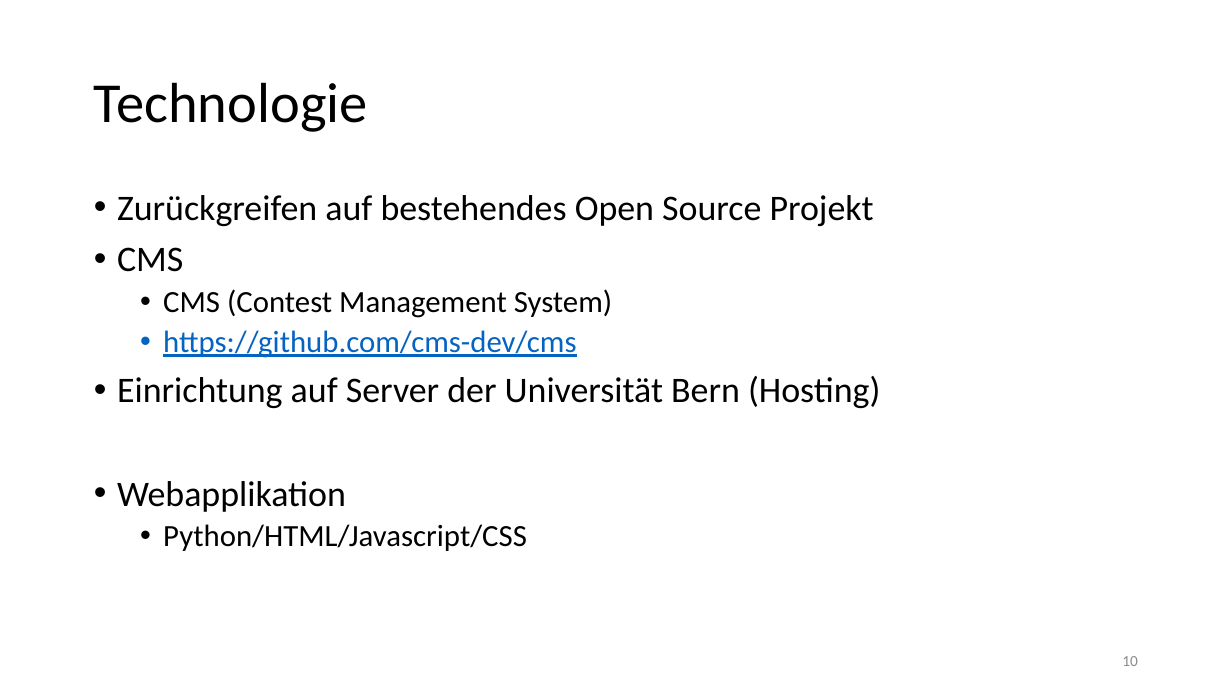
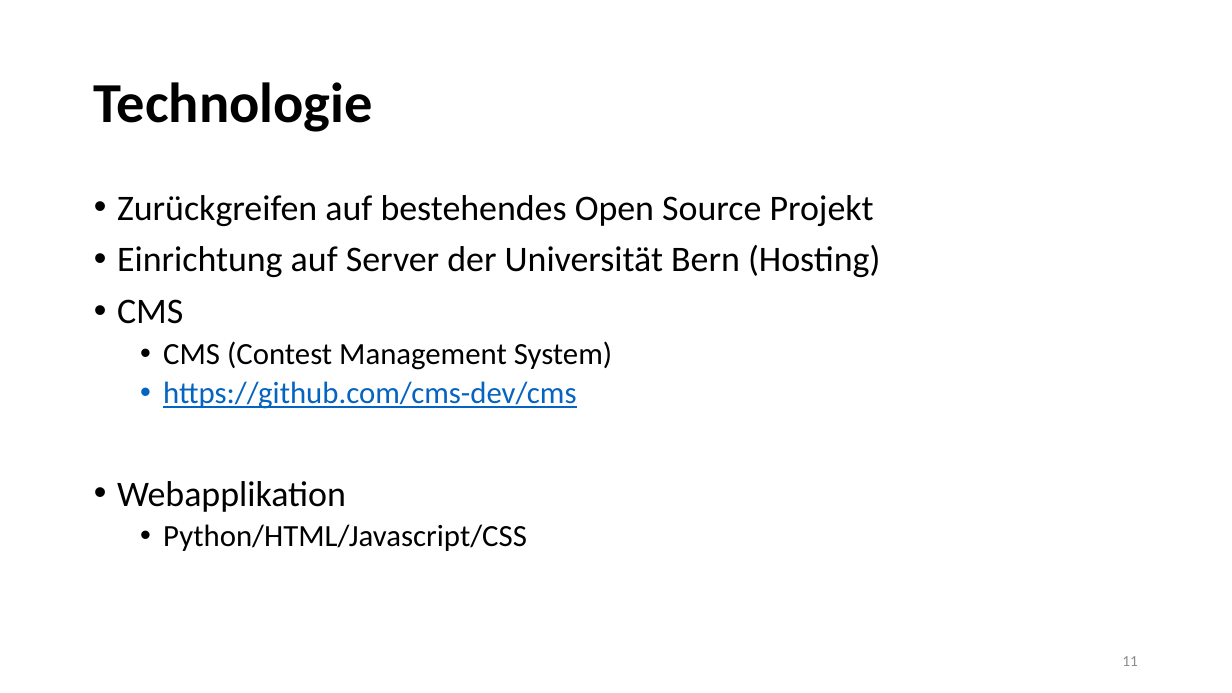
Before and after one commit to ooemperor/PSEGrader-Deliverables, a slide deck: slide 11 of Presentations/Requirements.pptx (slide 10 before the commit). Drawn at 1232x693 pixels with LibreOffice and Linux fonts; fonts in the diff are those of the drawing. Boxes give left, top, right and bottom in pixels: in the first picture for what was removed or moved away, otherwise in the second. Text is boxed around its words. In the diff, an @@ line names an element or a change of style, - is before the commit and + after.

```diff
--- a/Presentations/Requirements.pptx
+++ b/Presentations/Requirements.pptx
@@ title "Technologie" at bbox=[94, 82, 373, 132]: bold on @@
@@ text at bbox=[117, 245, 880, 277]: paragraph added @@
+• Einrichtung auf Server der Universität Bern (Hosting)
@@ text at bbox=[117, 376, 880, 408]: paragraph removed @@
-• Einrichtung auf Server der Universität Bern (Hosting)
@@ page number at bbox=[1122, 656, 1138, 666]: text changed @@
-10
+11
```
Also in this commit, not shown: 10 other slides changed, 2 slides added.
